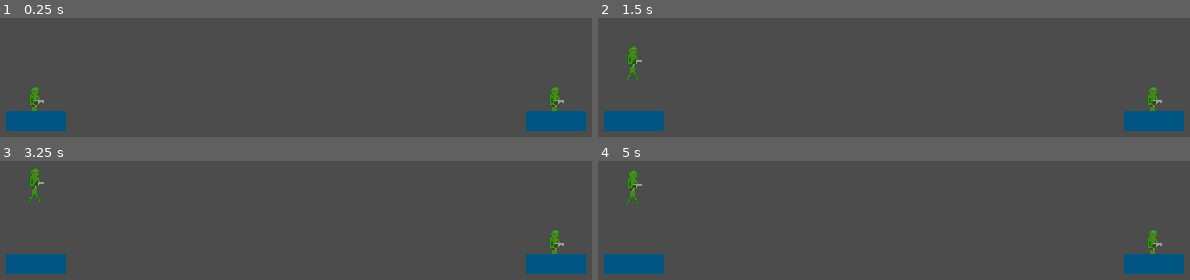
Above: before the commit, frames 1-4 (two rows, left to right).
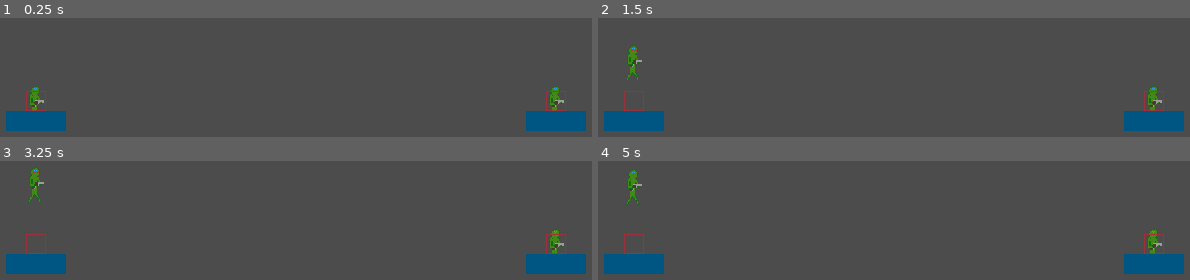
Above: after the commit, the same moments.

Repository: PoliPyc/DIYTournament
Game: Godot game, scene res://World_Tymek.tscn
Same seed, same stepped clock (60 frames per second), same inputs: the game is played once before the commit and once after it.
Inputs:
- Up to frame 1 (0.25 s): no input
- Up to frame 2 (1.5 s): tap Enter at 0.5 s; tap Space at 1.25 s
- Up to frame 3 (3.25 s): tap Enter at 2 s; tap Space at 2.75 s
- Up to frame 4 (5 s): tap Enter at 3.5 s; tap Space at 4.25 s

The runs differ from the first frame. In frame 1, 0.2% of the frame differs, in the area x 4-96%, y 61-79%; in frame 2, 0.2%; in frame 3, 0.2%; in frame 4, 0.2%.

Commit message:
NOWE LEPSIEJSZE STEROWANKO

Diff:
--- a/Builder.gd
+++ b/Builder.gd
@@ -16,44 +16,46 @@
     cursorX = map.worldCoordToTileCoord(get_parent().position.x)
     cursorY = map.worldCoordToTileCoord(get_parent().position.y)
     spawnStartPlatform()
+    handleCursorExistance();
 
 func _process(delta):
     processInput();
-    handleCursorExistance();
+
 
 func handleCursorExistance():
-    if (cursor == null && isBuilderMode):
+    if (!cursor):
         cursor = cursor_prefab.instance()
         cursor.position.x = map.tileCoordToWorldCoord(cursorX);
         cursor.position.y = map.tileCoordToWorldCoord(cursorY);
         (map as Node).add_child(cursor)
-    elif (cursor != null && !isBuilderMode):
-        cursor.queue_free()
-        cursor = null
+
+func _input(event):
+    if event is InputEventKey:
+        print(event.as_text())
+
 
 func processInput():
     var hasPositionChanged = false;
-    if Input.is_action_just_pressed("enableBuilder"+playerNumber):
-        isBuilderMode = !isBuilderMode;
-    if (!isBuilderMode):
-        return
-
-    if Input.is_action_just_pressed("right"+playerNumber):
+    if Input.is_action_just_pressed("cursor_right"+playerNumber):
+        print("R")
         cursorX += 1
         hasPositionChanged = true;
-    elif Input.is_action_just_pressed("left"+playerNumber):
+    elif Input.is_action_just_pressed("cursor_left"+playerNumber):
+        print("L")
         cursorX -= 1
         hasPositionChanged = true;
-    elif Input.is_action_just_pressed("up"+playerNumber):
+    elif Input.is_action_just_pressed("cursor_up"+playerNumber):
+        print("U")
         cursorY -= 1
         hasPositionChanged = true;
-    elif Input.is_action_just_pressed("down"+playerNumber):
+    elif Input.is_action_just_pressed("cursor_down"+playerNumber):
+        print("D")
         cursorY += 1
         hasPositionChanged = true;
     elif Input.is_action_just_pressed("spawnBlock"+playerNumber):
+        print("SPAWN")
         spawnAtCursor()
-        hasPositionChanged = true;
-    if (hasPositionChanged):
+    if cursor:
         cursor.position.x = map.tileCoordToWorldCoord(cursorX);
         cursor.position.y = map.tileCoordToWorldCoord(cursorY);
 
--- a/Player.gd
+++ b/Player.gd
@@ -13,6 +13,8 @@
 var hp = 100
 var isInBuilderMode = false
 export var lookingVector = Vector2(1,0)
+
+
 func get_input():
     #Applying gravity to player
     var newLookingVector = Vector2()
@@ -22,30 +24,25 @@
     #Jump Physics
     if velocity.y > 0: #Player is falling
         velocity += Vector2.UP * (-9.81) * (fallMultiplier) #Falling action is faster than jumping action | Like in mario
-
     elif velocity.y < 0 && Input.is_action_just_released("jump"+playerNumber): #Player is jumping
         velocity += Vector2.UP * (-9.81) * (lowJumpMultiplier) #Jump Height depends on how long you will hold key
-
-    if (Input.is_action_just_pressed("enableBuilder"+playerNumber)):
-        isInBuilderMode = !isInBuilderMode
-    if (!isInBuilderMode):
-        if is_on_floor():
-            if Input.is_action_just_pressed("jump"+playerNumber):
-                velocity = Vector2.UP * jumpVelocity #Normal Jump action
-        if Input.is_action_pressed("right"+playerNumber):
-            velocity.x = speed
-            newLookingVector.x = 1
-        elif Input.is_action_pressed("left"+playerNumber):
-            velocity.x = -speed
-            newLookingVector.x = -1
-        else:
-            velocity.x = 0
-        if Input.is_action_pressed("up"+playerNumber):
-            newLookingVector.y = -1
-        elif Input.is_action_pressed("down"+playerNumber):
-            newLookingVector.y = 1
-        if newLookingVector.length() != 0:
-            lookingVector = newLookingVector
+    if is_on_floor():
+        if Input.is_action_just_pressed("jump"+playerNumber):
+            velocity = Vector2.UP * jumpVelocity #Normal Jump action
+    if Input.is_action_pressed("right"+playerNumber):
+        velocity.x = speed
+        newLookingVector.x = 1
+    elif Input.is_action_pressed("left"+playerNumber):
+        velocity.x = -speed
+        newLookingVector.x = -1
+    else:
+        velocity.x = 0
+    if Input.is_action_pressed("up"+playerNumber):
+        newLookingVector.y = -1
+    elif Input.is_action_pressed("down"+playerNumber):
+        newLookingVector.y = 1
+    if newLookingVector.length() != 0:
+        lookingVector = newLookingVector
     velocity = move_and_slide(velocity, Vector2(0,-1))
     if Input.is_action_just_pressed('shoot'+playerNumber):
         $ProjectileSpawnPoint.shoot()
--- a/project.godot
+++ b/project.godot
@@ -97,30 +97,35 @@
 "deadzone": 0.5,
 "events": [ Object(InputEventKey,"resource_local_to_scene":false,"resource_name":"","device":0,"alt":false,"shift":false,"control":false,"meta":false,"command":false,"pressed":false,"scancode":65,"unicode":0,"echo":false,"script":null)
 , Object(InputEventJoypadButton,"resource_local_to_scene":false,"resource_name":"","device":0,"button_index":14,"pressure":0.0,"pressed":false,"script":null)
+, Object(InputEventJoypadMotion,"resource_local_to_scene":false,"resource_name":"","device":0,"axis":0,"axis_value":-1.0,"script":null)
  ]
 }
 right1={
 "deadzone": 0.5,
 "events": [ Object(InputEventKey,"resource_local_to_scene":false,"resource_name":"","device":0,"alt":false,"shift":false,"control":false,"meta":false,"command":false,"pressed":false,"scancode":68,"unicode":0,"echo":false,"script":null)
 , Object(InputEventJoypadButton,"resource_local_to_scene":false,"resource_name":"","device":0,"button_index":15,"pressure":0.0,"pressed":false,"script":null)
+, Object(InputEventJoypadMotion,"resource_local_to_scene":false,"resource_name":"","device":0,"axis":0,"axis_value":1.0,"script":null)
  ]
 }
 up1={
 "deadzone": 0.5,
 "events": [ Object(InputEventKey,"resource_local_to_scene":false,"resource_name":"","device":0,"alt":false,"shift":false,"control":false,"meta":false,"command":false,"pressed":false,"scancode":87,"unicode":0,"echo":false,"script":null)
 , Object(InputEventJoypadButton,"resource_local_to_scene":false,"resource_name":"","device":0,"button_index":12,"pressure":0.0,"pressed":false,"script":null)
+, Object(InputEventJoypadMotion,"resource_local_to_scene":false,"resource_name":"","device":0,"axis":1,"axis_value":-1.0,"script":null)
  ]
 }
 down1={
 "deadzone": 0.5,
 "events": [ Object(InputEventKey,"resource_local_to_scene":false,"resource_name":"","device":0,"alt":false,"shift":false,"control":false,"meta":false,"command":false,"pressed":false,"scancode":83,"unicode":0,"echo":false,"script":null)
 , Object(InputEventJoypadButton,"resource_local_to_scene":false,"resource_name":"","device":0,"button_index":13,"pressure":0.0,"pressed":false,"script":null)
+, Object(InputEventJoypadMotion,"resource_local_to_scene":false,"resource_name":"","device":0,"axis":1,"axis_value":1.0,"script":null)
  ]
 }
 spawnBlock1={
 "deadzone": 0.5,
 "events": [ Object(InputEventKey,"resource_local_to_scene":false,"resource_name":"","device":0,"alt":false,"shift":false,"control":false,"meta":false,"command":false,"pressed":false,"scancode":67,"unicode":0,"echo":false,"script":null)
 , Object(InputEventJoypadButton,"resource_local_to_scene":false,"resource_name":"","device":0,"button_index":1,"pressure":0.0,"pressed":false,"script":null)
+, Object(InputEventJoypadButton,"resource_local_to_scene":false,"resource_name":"","device":0,"button_index":5,"pressure":0.0,"pressed":false,"script":null)
  ]
 }
 enableBuilder1={
@@ -134,12 +139,34 @@
 "events": [ Object(InputEventKey,"resource_local_to_scene":false,"resource_name":"","device":0,"alt":false,"shift":false,"control":false,"meta":false,"command":false,"pressed":false,"scancode":16777238,"unicode":0,"echo":false,"script":null)
 , Object(InputEventKey,"resource_local_to_scene":false,"resource_name":"","device":0,"alt":false,"shift":false,"control":false,"meta":false,"command":false,"pressed":false,"scancode":90,"unicode":0,"echo":false,"script":null)
 , Object(InputEventJoypadButton,"resource_local_to_scene":false,"resource_name":"","device":0,"button_index":2,"pressure":0.0,"pressed":false,"script":null)
+, Object(InputEventJoypadButton,"resource_local_to_scene":false,"resource_name":"","device":0,"button_index":6,"pressure":0.0,"pressed":false,"script":null)
  ]
 }
 jump1={
 "deadzone": 0.5,
 "events": [ Object(InputEventKey,"resource_local_to_scene":false,"resource_name":"","device":0,"alt":false,"shift":false,"control":false,"meta":false,"command":false,"pressed":false,"scancode":32,"unicode":0,"echo":false,"script":null)
 , Object(InputEventJoypadButton,"resource_local_to_scene":false,"resource_name":"","device":0,"button_index":0,"pressure":0.0,"pressed":false,"script":null)
+, Object(InputEventJoypadButton,"resource_local_to_scene":false,"resource_name":"","device":0,"button_index":4,"pressure":0.0,"pressed":false,"script":null)
+ ]
+}
+cursor_left1={
+"deadzone": 0.5,
+"events": [ Object(InputEventJoypadMotion,"resource_local_to_scene":false,"resource_name":"","device":0,"axis":2,"axis_value":-1.0,"script":null)
+ ]
+}
+cursor_right1={
+"deadzone": 0.5,
+"events": [ Object(InputEventJoypadMotion,"resource_local_to_scene":false,"resource_name":"","device":0,"axis":2,"axis_value":1.0,"script":null)
+ ]
+}
+cursor_up1={
+"deadzone": 0.5,
+"events": [ Object(InputEventJoypadMotion,"resource_local_to_scene":false,"resource_name":"","device":0,"axis":3,"axis_value":-1.0,"script":null)
+ ]
+}
+cursor_down1={
+"deadzone": 0.5,
+"events": [ Object(InputEventJoypadMotion,"resource_local_to_scene":false,"resource_name":"","device":0,"axis":3,"axis_value":1.0,"script":null)
  ]
 }
 
